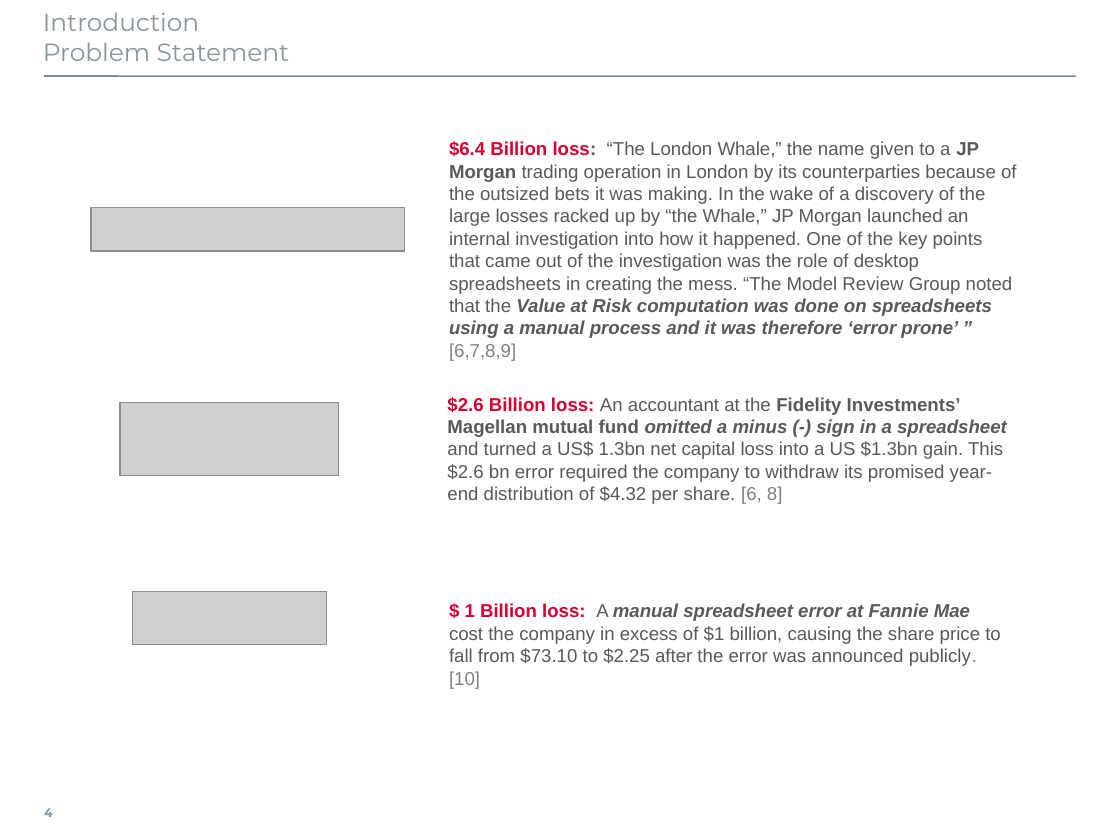
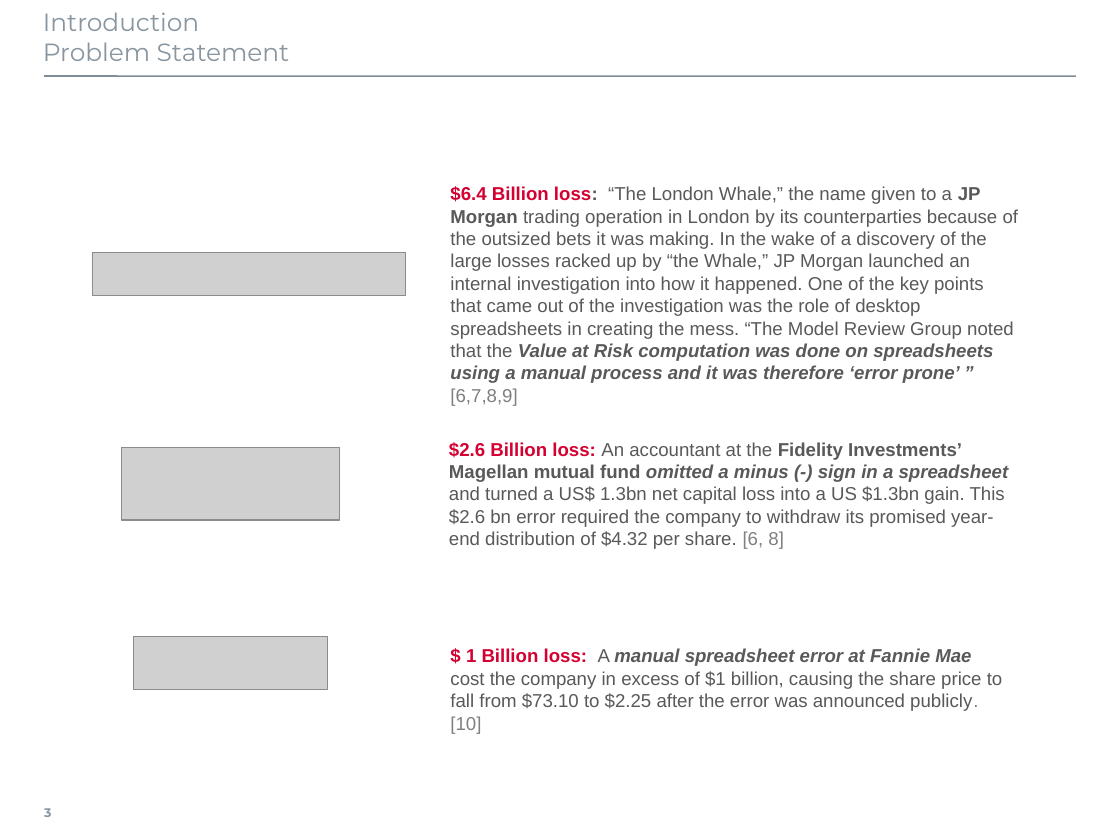
Before and after one commit to georgzurbonsen/B4P_Docu_Maker, a slide deck: slide 3 of source-docs/B4P_Illustrations.pptx (slide 4 before the commit). Drawn at 1120x840 pixels with LibreOffice and Linux fonts; fonts in the diff are those of the drawing; grey boxes stand for pictures. Boxes give left, top, right and bottom in pixels: in the first picture for what was removed or moved away, otherwise in the second. Text is boxed around its words. In the diff, an @@ line names an element or a change of style, - is before the commit and + after.

```diff
--- a/source-docs/B4P_Illustrations.pptx
+++ b/source-docs/B4P_Illustrations.pptx
@@ 3 pictures, 3 texts: place and size @@
-3 pictures, 3 texts at [91, 141, 1017, 689]
+3 pictures, 3 texts at [93, 186, 1019, 734]
@@ page number at [44, 808, 51, 817]: text changed @@
-4
+3
```
Also in this commit, not shown: 1 other slide changed, 1 other file.
